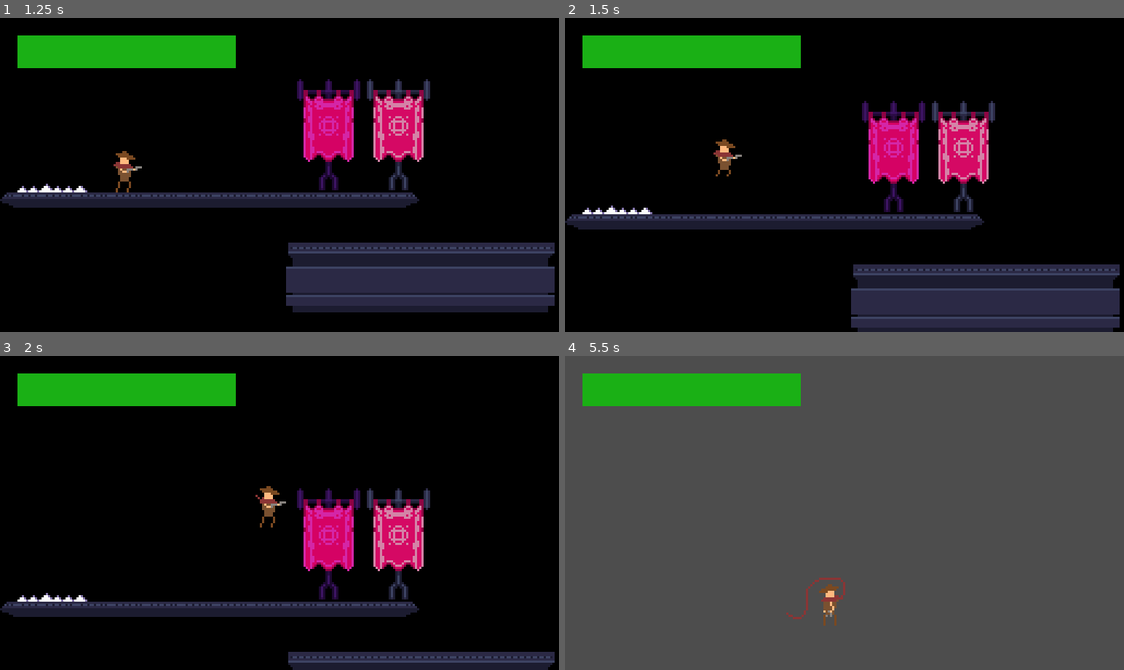
Above: before the commit, frames 1-4 (two rows, left to right).
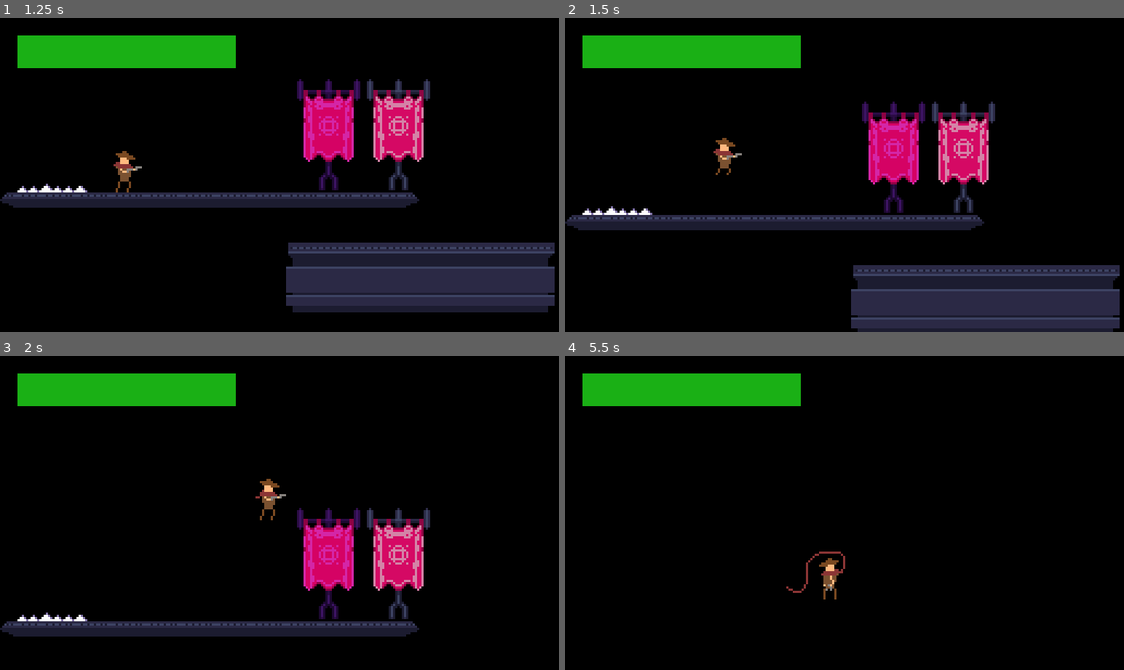
Above: after the commit, the same moments.

Repository: elixs/amogus2
Game: Godot game, scene res://ui/main_menu.tscn
Same seed, same stepped clock (60 frames per second), same inputs: the game is played once before the commit and once after it. The engine's default icon, where the game draws it, is replaced by a stand-in: a white triangle on a blue panel in a dark square.
Inputs (mouse positions are in pixels of both pictures, inside the frame that each line leads up to):
- Up to frame 1 (1.25 s): click "Play" at 0.5 s
- Up to frame 2 (1.5 s): move the mouse to (967, 159) at 1.27 s; hold D (move_right) from 1.28 s (still down); hold Space (jump) from 1.28 s (still down)
- Up to frame 3 (2 s): keep holding D (move_right); keep holding Space (jump)
- Up to frame 4 (5.5 s): move the mouse to (732, 528) at 2.02 s; release Space (jump) at 2.03 s; click (732, 528) at 2.1 s; tap Space (jump) at 2.27, 2.3, 2.57, 3.05, 3.77, 3.8, 4.07, 5.27, 5.3 s; move the mouse to (900, 443) at 2.77 s; release D (move_right) at 2.78 s; hold A (move_left) 2.78-3.53 s; hold C (camera) 2.78-3.53 s; move the mouse to (816, 575) at 3.52 s; hold D (move_right) 3.53-5.03 s; right-click (816, 575) at 3.6 s; move the mouse to (1012, 560) at 4.27 s; hold Space (jump) 4.28-5.03 s; move the mouse to (676, 465) at 5.02 s; hold A (move_left) from 5.03 s (still down); click (676, 465) at 5.1 s

Frame 1 is identical in both runs. In frame 2, 2.2% of the frame differs, in the area x 0-100%, y 26-99%; in frame 3, 15%; in frame 4, 96%, in the area x 0-100%, y 0-100%.

Commit message:
add n jump and jump hold

Diff:
--- a/scenes/player.gd
+++ b/scenes/player.gd
@@ -29,6 +29,11 @@
 
 @onready var hud = $CanvasLayer/HUD
 
+const MAX_JUMPS = 3
+var jumps = 0
+
+const MAX_JUMP_TIME = 1
+var jump_time = 0
 
 
 func _ready():
@@ -40,10 +45,20 @@
 	if not is_on_floor():
 		velocity.y += GRAVITY * delta
 
-	if Input.is_action_just_pressed("jump") and is_on_floor():
-		velocity.y = JUMP_VELOCITY
+	if Input.is_action_just_pressed("jump") and jumps < MAX_JUMPS - 1:
 		Game.jumps += 1
 		audio_stream_player.play()
+		jumps += 1
+		jump_time = 0
+#		velocity.y = JUMP_VELOCITY
+
+	if Input.is_action_pressed("jump") and jump_time < MAX_JUMP_TIME:
+		velocity.y = JUMP_VELOCITY * (MAX_JUMP_TIME - jump_time)/MAX_JUMP_TIME
+
+	jump_time += delta
+
+	if is_on_floor():
+		jumps = 0
 
 	var move_input = Input.get_axis("move_left", "move_right")
 
